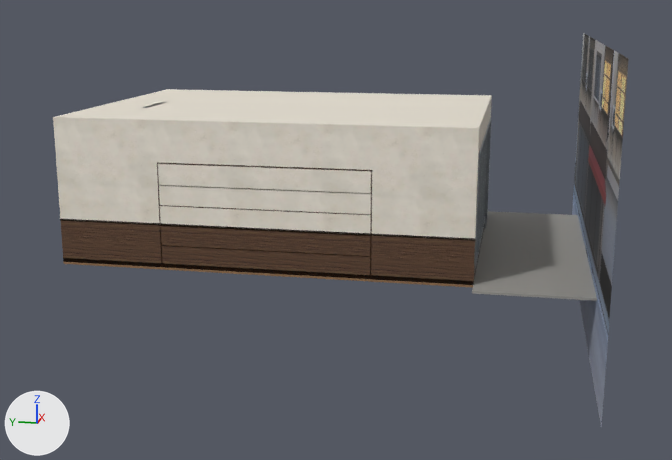
Two versions of the glTF model assets/models/env/second_ai/l118_cafe2.glb, one commit apart.
Both versions are drawn from a camera (50 mm lens) standing at (-21.64, -5.32, 5.6) and looking at (-0.36, -1.07, 0.28). Every picture has the same lights, and +X, +Y and +Z are marked at lower left. The older version comes first. Where no turn or scale is listed for an object, it has been applied to the vertices. Vertices at exactly the same position are counted once.

The first picture shows 'WALL_S_frame', 'WALL_S_view', 'WALL_W_trim', 'WALL_W_wain', 'WALL_W_wall', 'l118_cafe2_ceiling', 'l118_cafe2_floorm', 'l118_cafe2_props', 'l118_cafe2_woodparts' and 2 more.
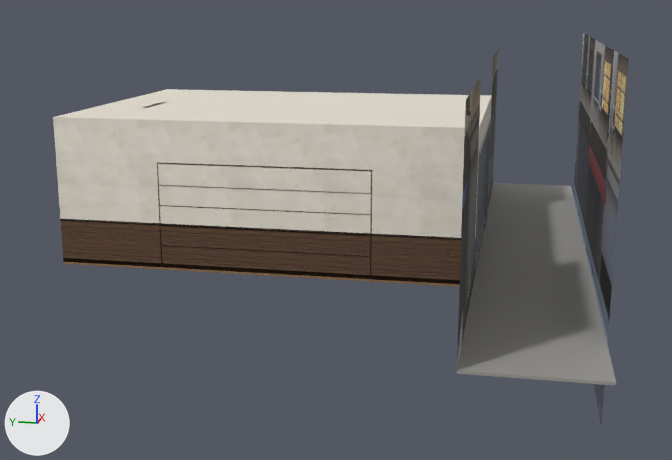
What differs and where, as boxes (x1, y1, x2, y2) in the pictures (672 x 460 px; the box of a moved part takes in the faces that stretch with it):
```json
{"object": "l118_cafe2_props", "change": "reshaped", "before": [143, 102, 597, 301], "after": [143, 102, 616, 386], "on screen": "43% taller"}
{"object": "WALL_W_nb_view", "change": "added", "after": [457, 77, 481, 367]}
{"object": "WALL_E_nb_view", "change": "added", "after": [488, 48, 499, 207]}
{"part": 1, "of": "me_l118_cafe2_props", "change": "moved or reshaped", "before": [472, 211, 597, 301], "after": [457, 183, 616, 386]}
```

Scene script edits in JSON lines:
```json
{"op": "add", "block": "img_l118_nb_cafe2_w", "code": ["img_l118_nb_cafe2_w = load_image('l118_nb_cafe2_W', '_unpacked/l118_nb_cafe2_W', 552, 504, 'sRGB')"]}
{"op": "add", "block": "img_l118_nb_cafe2_e", "code": ["img_l118_nb_cafe2_e = load_image('l118_nb_cafe2_E', '_unpacked/l118_nb_cafe2_E', 552, 504, 'sRGB')"]}
{"op": "add", "block": "mat_l118_cafe2_nbw_view", "code": ["mat_l118_cafe2_nbw_view = principled_material('l118_cafe2_nbW_view')", "mat_l118_cafe2_nbw_view.texture = img_l118_nb_cafe2_w", "mat_l118_cafe2_nbw_view.roughness = 0.9"]}
{"op": "add", "block": "mat_l118_cafe2_nbe_view", "code": ["mat_l118_cafe2_nbe_view = principled_material('l118_cafe2_nbE_view')", "mat_l118_cafe2_nbe_view.texture = img_l118_nb_cafe2_e", "mat_l118_cafe2_nbe_view.roughness = 0.9"]}
{"block": "me_l118_cafe2_props", "where": "# used by ob_l118_cafe2_props; location = (0.0, 0.0, 0.0)"}
{"block": "me_l118_cafe2_props", "where": "# before: 0 (-3.7, -6.9, -0.05) at pixel (596, 300), 1 (-3.7, -6.9, 0.0) at pixel (596, 298), 2 (-3.7, -4.5, -0.05) at pixel (472, 293), 3 (-3.7, -4.5, 0.0) at pixel (472, 291), 4 (3.7, -6.9, -0.05)"}
{"block": "me_l118_cafe2_props", "where": "# before: 5 (3.7, -6.9, 0.0) at pixel (577, 215), 6 (3.7, -4.5, -0.05), 7 (3.7, -4.5, 0.0) at pixel (487, 211)"}
{"op": "remove", "block": "me_l118_cafe2_props", "code": "me_l118_cafe2_props.from_pydata(...)  # 6018 vertices, 9724 faces; spans x -3.7..3.7, y -6.9..3.64, z -0.05..3.2"}
{"op": "add", "block": "me_l118_cafe2_props", "code": "me_l118_cafe2_props.from_pydata(...)  # 6018 vertices, 9724 faces; spans x -7.9..7.9, y -6.9..3.64, z -0.05..3.2"}
{"block": "me_l118_cafe2_props", "change": "me_l118_cafe2_props part 1"}
{"op": "add", "block": "me_l118_cafe2_props", "code": "for i in [*range(0, 4)]: me_l118_cafe2_props.vertices[i].co += Vector((-4.2, 0.0, 0.0))"}
{"op": "add", "block": "me_l118_cafe2_props", "code": "for i in [*range(4, 8)]: me_l118_cafe2_props.vertices[i].co += Vector((4.2, 0.0, 0.0))"}
{"block": "me_l118_cafe2_props", "change": "other edits to the shape of me_l118_cafe2_props do not show in these pictures"}
{"op": "add", "block": "me_wall_w_nb_view", "code": ["me_wall_w_nb_view = bpy.data.meshes.new('WALL_W_nb_view')", "me_wall_w_nb_view.from_pydata(...)  # 4 vertices, 2 faces; spans x -7.9..-3.3, y -4.5, z 0.0..4.2", "me_wall_w_nb_view.materials.append(mat_l118_cafe2_nbw_view)  # picture img_l118_nb_cafe2_w"]}
{"op": "add", "block": "me_wall_e_nb_view", "code": ["me_wall_e_nb_view = bpy.data.meshes.new('WALL_E_nb_view')", "me_wall_e_nb_view.from_pydata(...)  # 4 vertices, 2 faces; spans x 3.3..7.9, y -4.5, z 0.0..4.2", "me_wall_e_nb_view.materials.append(mat_l118_cafe2_nbe_view)  # picture img_l118_nb_cafe2_e"]}
{"op": "add", "block": "ob_wall_w_nb_view", "code": ["ob_wall_w_nb_view = bpy.data.objects.new('WALL_W_nb_view', me_wall_w_nb_view)", "ob_wall_w_nb_view.location = (0.0, 0.0, 0.0)"]}
{"op": "add", "block": "ob_wall_e_nb_view", "code": ["ob_wall_e_nb_view = bpy.data.objects.new('WALL_E_nb_view', me_wall_e_nb_view)", "ob_wall_e_nb_view.location = (0.0, 0.0, 0.0)"]}
```
